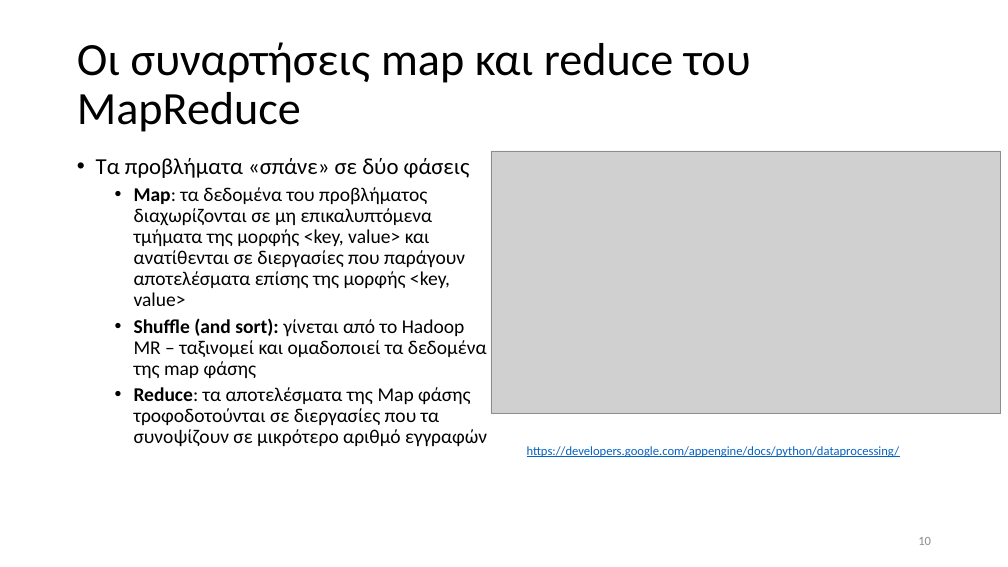
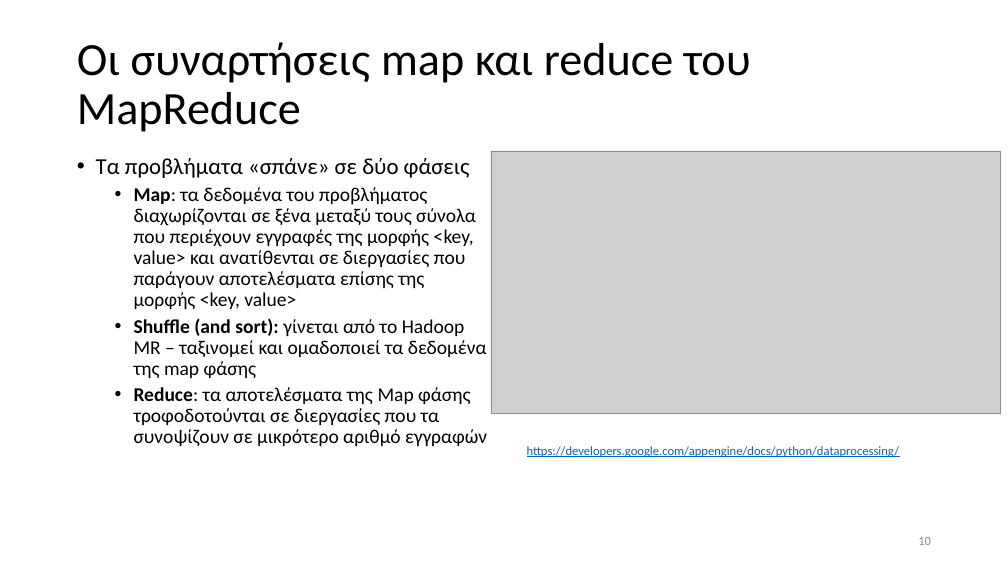
Before and after one commit to chgogos/big_data, a slide deck: slide 10 of 03. Apache Hadoop-Map Reduce.pptx. Drawn at 1008x567 pixels with LibreOffice and Linux fonts; fonts in the diff are those of the drawing; grey boxes stand for pictures. Boxes give left, top, right and bottom in pixels: in the first picture for what was removed or moved away, otherwise in the second. Text is boxed around its words. In the diff, an @@ line names an element or a change of style, - is before the commit and + after.

```diff
--- a/03. Apache Hadoop-Map Reduce.pptx
+++ b/03. Apache Hadoop-Map Reduce.pptx
@@ text at bbox=[134, 187, 476, 309]: text changed @@
-  • Map: τα δεδομένα του προβλήματος διαχωρίζονται σε μη επικαλυπτόμενα τμήματα της μορφής <key, value> και ανατίθενται σε διεργασίες που παράγουν αποτελέσματα επίσης της μορφής <key, value>
+  • Map: τα δεδομένα του προβλήματος διαχωρίζονται σε ξένα μεταξύ τους σύνολα που περιέχουν εγγραφές της μορφής <key, value> και ανατίθενται σε διεργασίες που παράγουν αποτελέσματα επίσης της μορφής <key, value>
```
Also in this commit, not shown: 4 other slides changed, 2 other files.
